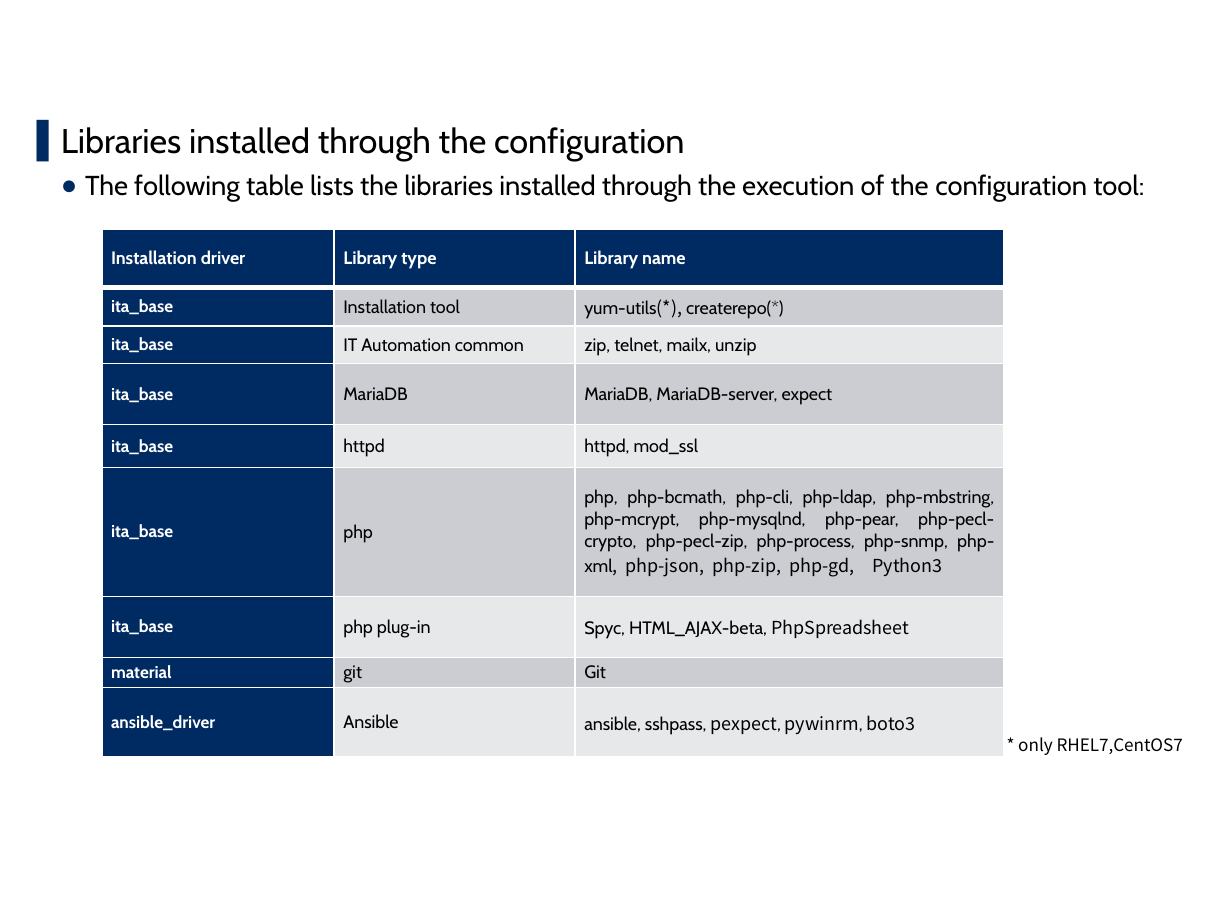
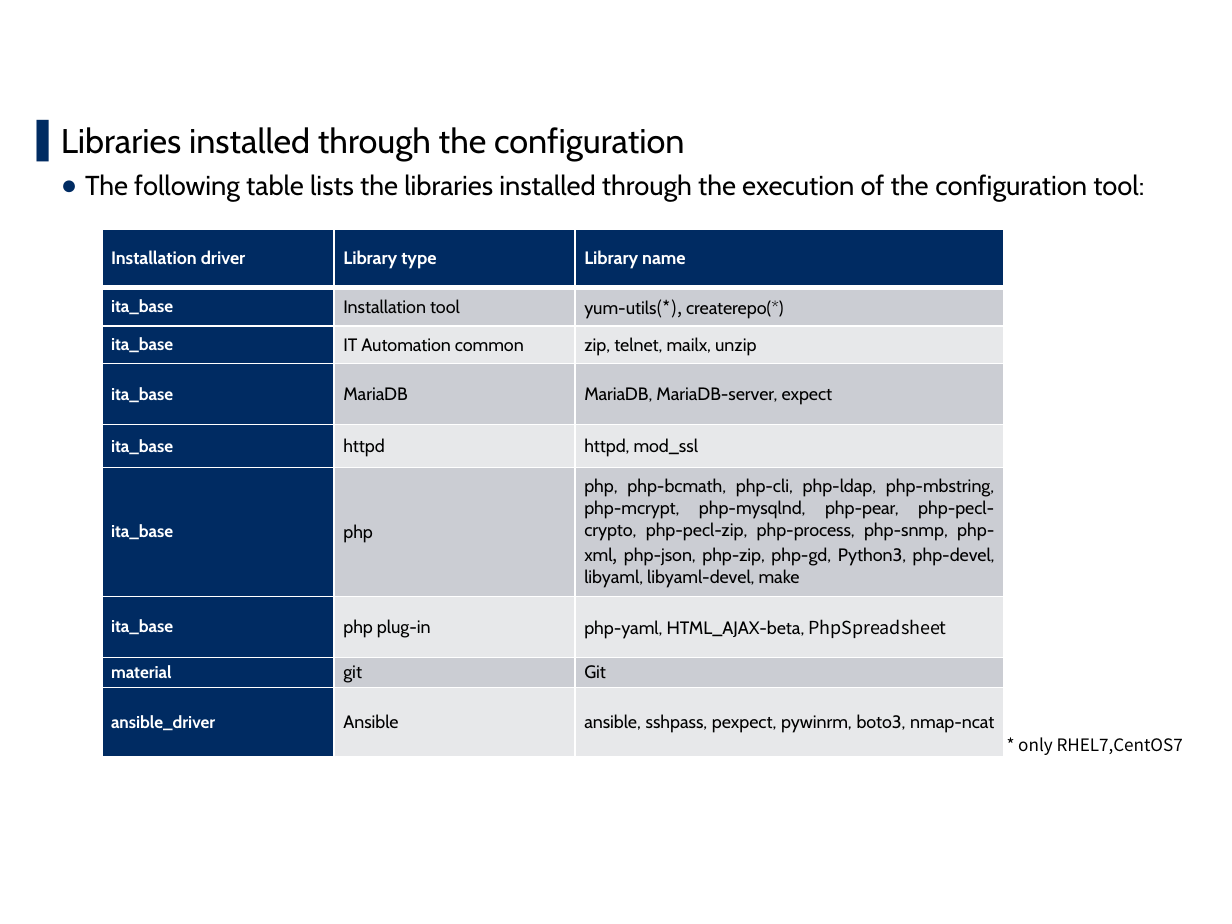
Before and after one commit to exastro-suite/it-automation-docs, a slide deck: slide 19 of asset/Learn/ITA-online-install_en.pptx. Drawn at 1232x924 pixels with LibreOffice and Linux fonts; fonts in the diff are those of the drawing; background and template pictures are left out. Boxes give left, top, right and bottom in pixels: in the first picture for what was removed or moved away, otherwise in the second. Text is boxed around its words. In the diff, an @@ line names an element or a change of style, - is before the commit and + after.

Commit message:
2020/06/16 04:06:35

```diff
--- a/asset/Learn/ITA-online-install_en.pptx
+++ b/asset/Learn/ITA-online-install_en.pptx
@@ table at (102,229,1005,758) @@
-row 6, column 3: php, php-bcmath, php-cli, php-ldap, php-mbstring, php-mcrypt, php-mysqlnd, php-pear, php-pecl-crypto, php-pecl-zip, php-process, php-snmp, php-xml, php-json, php-zip, php-gd, Python3
+row 6, column 3: php, php-bcmath, php-cli, php-ldap, php-mbstring, php-mcrypt, php-mysqlnd, php-pear, php-pecl-crypto, php-pecl-zip, php-process, php-snmp, php-xml, php-json, php-zip, php-gd, Python3, php-devel, libyaml, libyaml-devel, make
-row 7, column 3: Spyc, HTML_AJAX-beta, PhpSpreadsheet
+row 7, column 3: php-yaml, HTML_AJAX-beta, PhpSpreadsheet
-row 9, column 3: ansible, sshpass, pexpect, pywinrm, boto3
+row 9, column 3: ansible, sshpass, pexpect, pywinrm, boto3, nmap-ncat
```
Also in this commit, not shown: 6 other slides changed.
